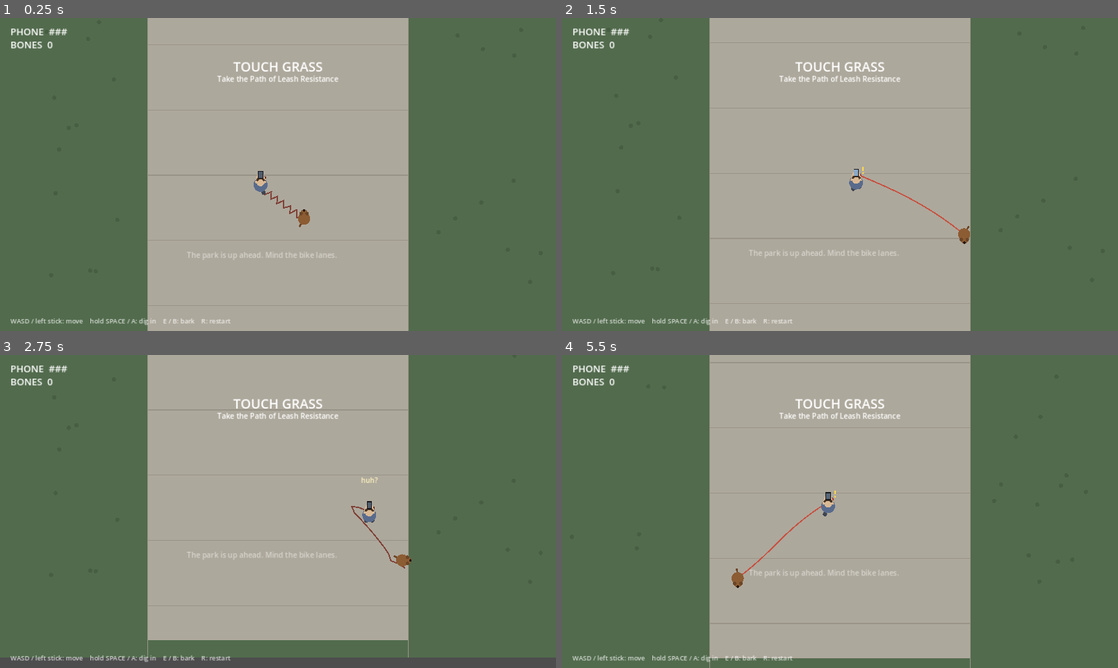
Above: before the commit, frames 1-4 (two rows, left to right).
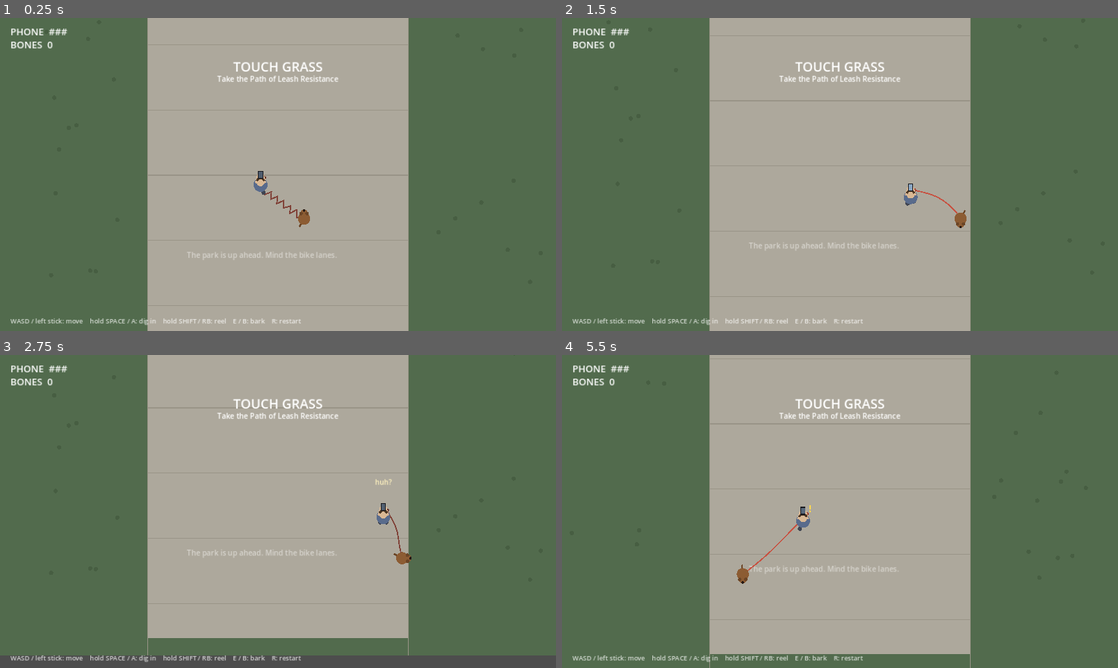
Above: after the commit, the same moments.

Repository: cyanidesayonara/path-of-leash-resistance
Game: Godot game, scene res://main.tscn
Same seed, same stepped clock (60 frames per second), same inputs: the game is played once before the commit and once after it.
Inputs:
- Up to frame 1 (0.25 s): no input
- Up to frame 2 (1.5 s): hold D (move_right) 0.53-1.28 s; hold Shift (reel, bound only after the commit) 0.53-1.28 s; tap E (bark) at 0.6 s; hold S (move_down) from 1.28 s (still down); tap Shift (reel, bound only after the commit) at 1.35 s
- Up to frame 3 (2.75 s): tap E (bark) at 1.55, 2.1 s; release S (move_down) at 2.03 s; hold D (move_right) from 2.03 s (still down); hold Shift (reel, bound only after the commit) from 2.03 s (still down)
- Up to frame 4 (5.5 s): release D (move_right) at 2.78 s; release Shift (reel, bound only after the commit) at 2.78 s; hold W (move_up) 2.78-3.53 s; tap Space (plant) at 2.85 s; tap E (bark) at 3.05, 4.35 s; hold Shift (reel, bound only after the commit) 3.53-4.28 s; hold A (move_left) 3.53-5.03 s; tap R (restart) at 4.15 s; hold S (move_down) from 5.03 s (still down); hold Shift (reel, bound only after the commit) from 5.03 s (still down)

The runs differ from the first frame. In frame 1, 0.1% of the frame differs, in the area x 29-55%, y 96-98%; in frame 2, 1.0%; in frame 3, 1.6%, in the area x 0-100%, y 39-98%; in frame 4, 1.4%.

Commit message:
project framework (AGENTS, CHANGELOG, CI, PR template, PROJECT.md) and retractable leash reel-in

Diff:
--- a/main.gd
+++ b/main.gd
@@ -38,6 +38,7 @@
 var deco_pole_count := 0
 var lane_state: Array = []
 
+var leash_len := LEASH_LENGTH
 var bones := 0
 var streak := 0
 var phone_hp := 3
@@ -87,6 +88,7 @@
 		InputMap.action_add_event(action, ev)
 	var buttons := {
 		"plant": [KEY_SPACE, JOY_BUTTON_A], "bark": [KEY_E, JOY_BUTTON_B],
+		"reel": [KEY_SHIFT, JOY_BUTTON_RIGHT_SHOULDER],
 		"restart": [KEY_R, JOY_BUTTON_START],
 	}
 	for action in buttons:
@@ -207,7 +209,7 @@
 	phone_label = _hud_label(Vector2(24, 16), 22)
 	bones_label = _hud_label(Vector2(24, 46), 22)
 	var hint := _hud_label(Vector2(24, 686), 15)
-	hint.text = "WASD / left stick: move    hold SPACE / A: dig in    E / B: bark    R: restart"
+	hint.text = "WASD / left stick: move    hold SPACE / A: dig in    hold SHIFT / RB: reel    E / B: bark    R: restart"
 	hint.modulate.a = 0.75
 	var title := _hud_label(Vector2(0, 90), 30)
 	title.size = Vector2(1280, 40)
@@ -253,6 +255,12 @@
 	elapsed += delta
 	dog.tick(delta)
 	human.tick(delta)
+	# retractable leash: reeling shortens it, released it extends back
+	if Input.is_action_pressed("reel"):
+		leash_len = maxf(110.0, leash_len - 220.0 * delta)
+	else:
+		leash_len = minf(LEASH_LENGTH, leash_len + 260.0 * delta)
+	leash.seg_len = leash_len / 15.0
 	_apply_leash(delta)
 	leash.tick(delta)
 	_lanes(delta)
@@ -284,10 +292,10 @@
 	human.strain = false
 	leash.update_wraps()
 	var used: float = leash.used_length()
-	leash.taut = used > LEASH_LENGTH * 0.95
-	if used <= LEASH_LENGTH:
+	leash.taut = used > leash_len * 0.95
+	if used <= leash_len:
 		return
-	var excess := used - LEASH_LENGTH
+	var excess := used - leash_len
 	var to_h_anchor: Vector2 = leash.human_anchor() - human.global_position
 	if to_h_anchor.length() < 0.001:
 		return
@@ -310,7 +318,7 @@
 	var sep := human.velocity.dot(-h_dir)
 	if sep > 0.0:
 		human.velocity += h_dir * sep * minf(5.0 * delta, 1.0)
-	var cap := LEASH_LENGTH * LEASH_STRETCH_CAP
+	var cap := leash_len * LEASH_STRETCH_CAP
 	if used > cap:
 		var over := used - cap
 		var dog_share := 0.75
Not shown, added: .github/pull_request_template.md
Not shown, added: .github/workflows/ci.yml
Not shown, added: AGENTS.md
Not shown, added: CHANGELOG.md
Not shown, added: PROJECT.md
Not shown, changed: README.md
